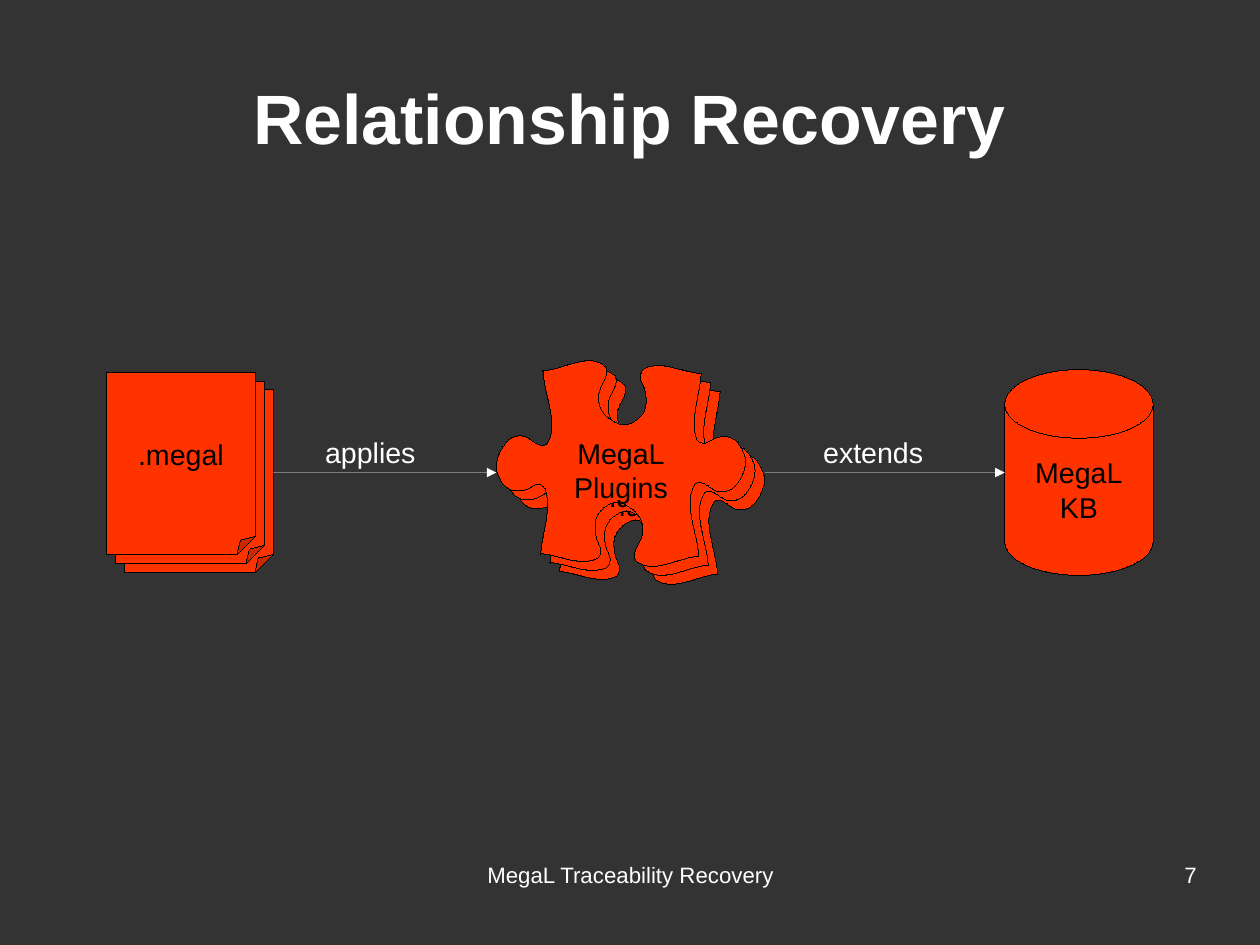
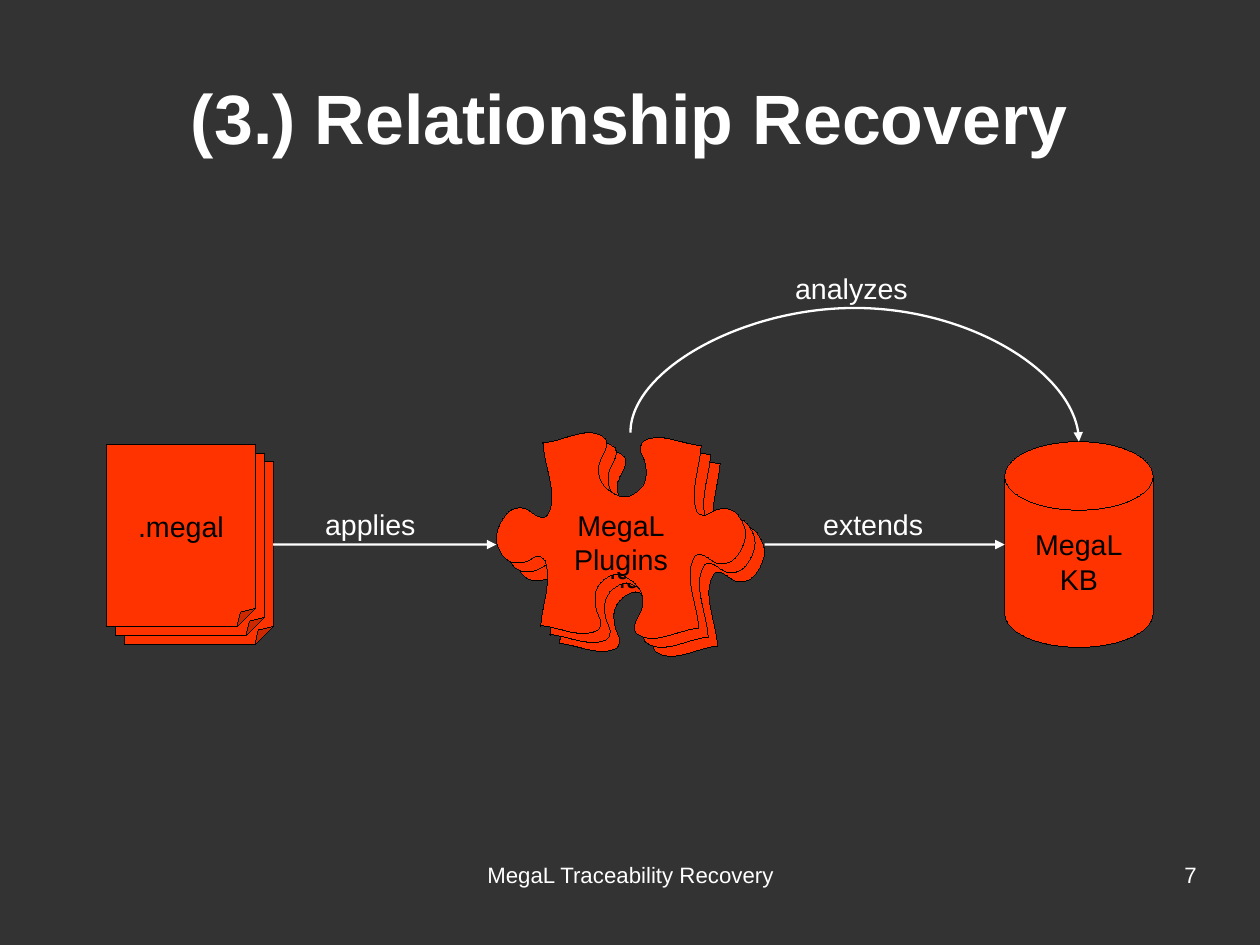
Before and after one commit to hayasam/megal-tr, a slide deck: slide 7 of slides/softlang-sync-2016-03-07/softlang-sync-2016-03-07.odp. Drawn at 1260x945 pixels with LibreOffice and Linux fonts; fonts in the diff are those of the drawing. Boxes give left, top, right and bottom in pixels: in the first picture for what was removed or moved away, otherwise in the second. Text is boxed around its words. In the diff, an @@ line names an element or a change of style, - is before the commit and + after.

```diff
--- a/slides/softlang-sync-2016-03-07/softlang-sync-2016-03-07.odp
+++ b/slides/softlang-sync-2016-03-07/softlang-sync-2016-03-07.odp
@@ title at bbox=[191, 93, 1067, 157]: text changed @@
-Relationship Recovery
+(3.) Relationship Recovery
@@ text added at bbox=[795, 278, 908, 304], 18 pt, text #FFFFFF @@
+analyzes
@@ curved arrow added from (631, 433) to (1079, 441), #FFFFFF 1.45 pt @@
@@ 2 folded corners, 2 freeform shapes: place and size @@
-2 folded corners, 2 freeform shapes at bbox=[115, 369, 765, 584]
+2 folded corners, 2 freeform shapes at bbox=[106, 433, 755, 647]
@@ folded corner ".megal": place and size @@
-folded corner ".megal" at bbox=[106, 373, 255, 556]
+folded corner ".megal" at bbox=[125, 462, 273, 645]
@@ freeform shape "MegaL": place and size @@
-freeform shape "MegaL" at bbox=[496, 361, 745, 567]
+freeform shape "MegaL" at bbox=[516, 450, 765, 656]
@@ curved arrow (273, 544) - (496, 544): stroke #FFFFFF 0 pt to #FFFFFF 1.45 pt @@
@@ text in freeform shape at bbox=[574, 549, 668, 576]: text changed @@
-Plugin
+Plugins
@@ text in freeform shape at bbox=[591, 557, 670, 585]: text changed @@
-Plugins
+Plugin
@@ 2 texts, 2 curved arrows, 1 cylinder: place and size @@
-2 texts, 2 curved arrows, 1 cylinder at bbox=[273, 369, 1154, 575]
+2 texts, 2 curved arrows, 1 cylinder at bbox=[273, 441, 1154, 647]
@@ curved arrow (765, 544) - (1005, 544): stroke #FFFFFF 0 pt to #FFFFFF 1.45 pt @@
```
Also in this commit, not shown: 4 other slides changed, 1 other file.
